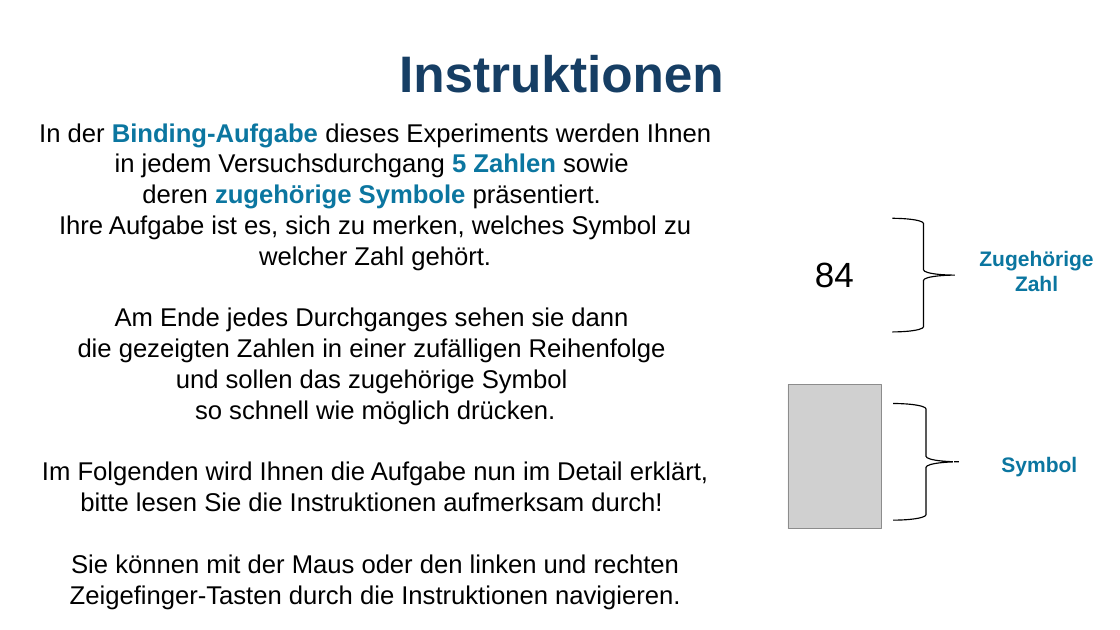
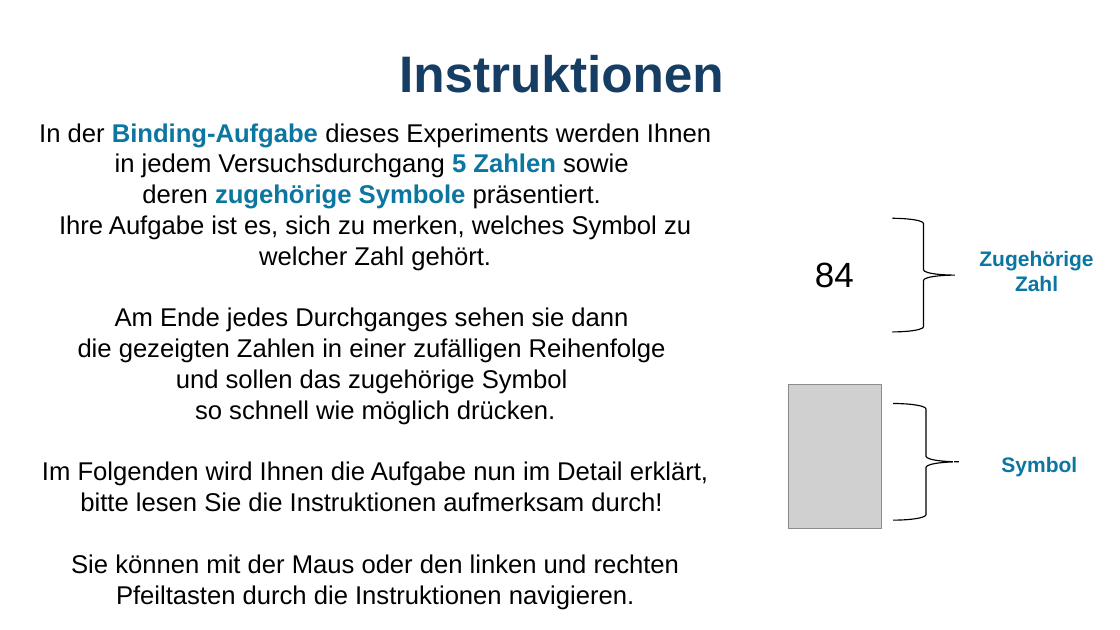
Before and after one commit to GidonFrischkorn/Ambizione-IndividualDifferencesStudy, a slide deck: slide 1 of tasks/19-numbers-shapes-numerical-visual/assets/instructions_number_object_binding_visual_keyboard.pptx. Drawn at 1120x630 pixels with LibreOffice and Linux fonts; fonts in the diff are those of the drawing; grey boxes stand for pictures. Boxes give left, top, right and bottom in pixels: in the first picture for what was removed or moved away, otherwise in the second. Text is boxed around its words. In the diff, an @@ line names an element or a change of style, - is before the commit and + after.

```diff
--- a/tasks/19-numbers-shapes-numerical-visual/assets/instructions_number_object_binding_visual_keyboard.pptx
+++ b/tasks/19-numbers-shapes-numerical-visual/assets/instructions_number_object_binding_visual_keyboard.pptx
@@ text at bbox=[71, 554, 679, 610]: text changed @@
-Sie können mit der Maus oder den linken und rechten Zeigefinger-Tasten durch die Instruktionen navigieren.
+Sie können mit der Maus oder den linken und rechten Pfeiltasten durch die Instruktionen navigieren.
```
Also in this commit, not shown: 5 other files.
